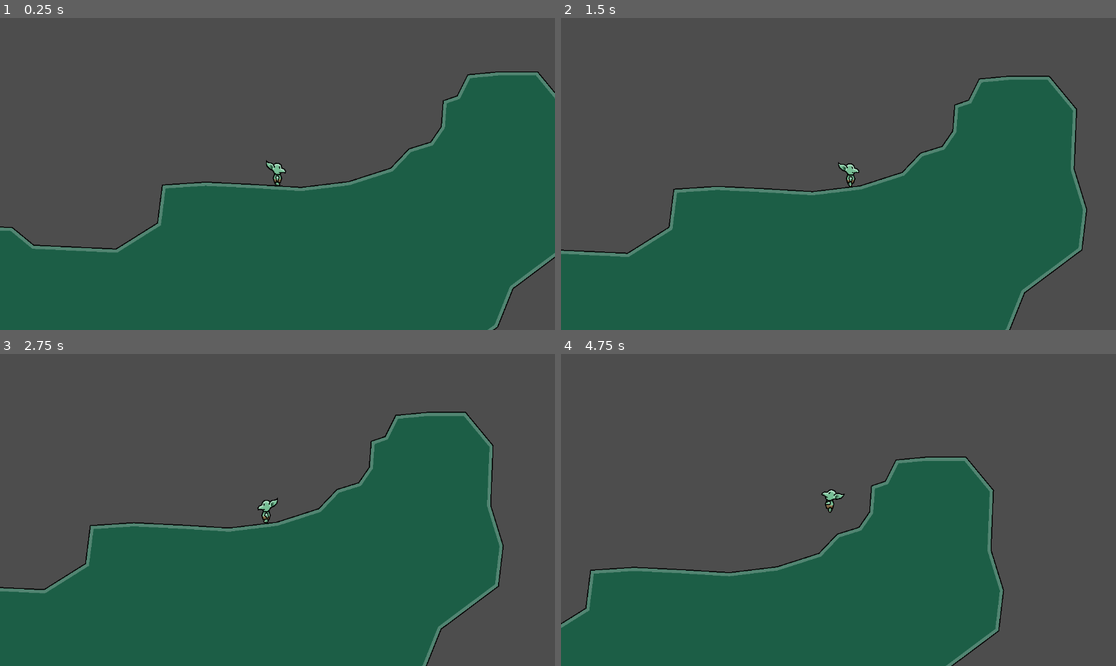
Above: before the commit, frames 1-4 (two rows, left to right).
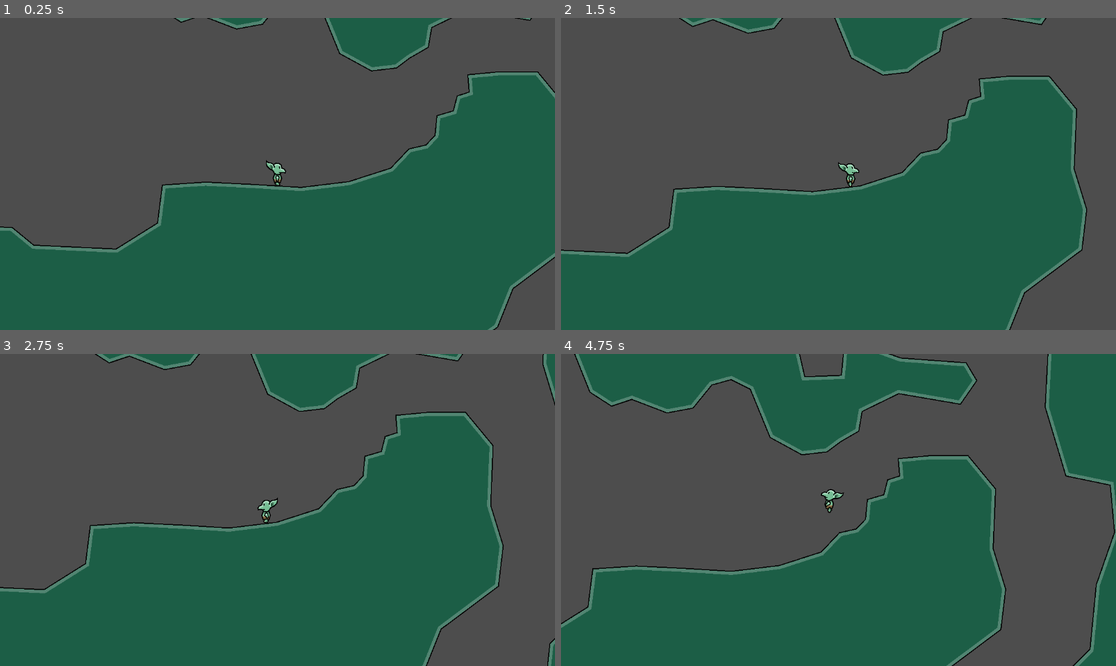
Above: after the commit, the same moments.

Repository: Surreily/goblin-game
Game: Godot game, scene res://scenes/world.tscn
Same seed, same stepped clock (60 frames per second), same inputs: the game is played once before the commit and once after it.
Inputs:
- Up to frame 1 (0.25 s): no input
- Up to frame 2 (1.5 s): hold Right (right) from 0.53 s (still down); tap Space (jump) at 0.77 s
- Up to frame 3 (2.75 s): tap Space (jump) at 1.52 s; release Right (right) at 2.03 s; hold Left (left) from 2.03 s (still down)
- Up to frame 4 (4.75 s): release Left (left) at 2.78 s; hold Right (right) 2.78-4.28 s; tap Space (jump) at 3.02, 3.77, 4.52 s; hold Left (left) from 4.28 s (still down)

The runs differ from the first frame. In frame 1, 3.3% of the frame differs, in the area x 31-96%, y 0-43%; in frame 2, 3.9%; in frame 3, 4.3%; in frame 4, 20%, in the area x 0-100%, y 0-100%.

Commit message:
Automatically fix counterclockwise polygons.

Diff:
--- a/scenes/world.tscn
+++ b/scenes/world.tscn
@@ -18,4 +18,10 @@
 edge_texture = ExtResource("4_qfnet")
 
 [node name="Island 1" type="Polygon2D" parent="Terrain"]
-polygon = PackedVector2Array(302, 395, 392, 389, 493, 394, 590, 400, 689, 388, 776, 360, 814, 320, 859, 306, 881, 274, 885, 220, 914, 210, 936, 166, 1000, 160, 1081, 160, 1138,  …(408 unchanged characters)…
+polygon = PackedVector2Array(302, 395, 392, 389, 493, 394, 590, 400, 689, 388, 776, 360, 814, 320, 849, 312, 868, 292, 872, 251, 906, 241, 914, 210, 939, 202, 936, 166, 1000, 160, 1081, 160, 1138,  …(408 unchanged characters)…
+
+[node name="Island 2" type="Polygon2D" parent="Terrain"]
+polygon = PackedVector2Array(816, 131, 788, 152, 736, 158, 670, 122, 629, 22, 589, 2, 549, 13, 510, 61, 456, 71, 383, 43, 341, 57, 296, 28, 252, -82, 201, -125, 47, -150, 73, -302, 279, -253, 324, -218, 333, -179, 373, -180, 383, -135, 424, -134, 445, -98, 491, -92, 560, -67, 638, -72, 697, -131, 753, -136, 768, -105, 726, -73, 742, -4, 818, -7, 823, -61, 883, -64, 941, -43, 1077, -33, 1099, 4, 1065, 53, 937, 31, 861, 68, 854, 109)
+
+[node name="Island 3" type="Polygon2D" parent="Terrain"]
+polygon = PackedVector2Array(1274, -148, 1247, -57, 1241, 59, 1284, 202, 1376, 221, 1385, 319, 1347, 428, 1334, 562, 1256, 640, 1234, 842, 1259, 946, 1421, 1066, 1474, 1199, 1464, 1335, 1524, 1412, 1558, 1660, 1528, 1779, 1446, 1890, 1430, 2010, 1350, 2203, 1355, 2455, 1269, 2622, 2351, 2622, 2250, -294)
--- a/scripts/island-generator.gd
+++ b/scripts/island-generator.gd
@@ -23,6 +23,12 @@
 	collision_polygon_node.polygon = polygon_node.polygon
 	static_body_node.add_child(collision_polygon_node)
 
+	# If this is a counterclockwise polygon, reverse its points.
+	if Geometry2D.is_polygon_clockwise(polygon_node.polygon):
+		var new_polygon: PackedVector2Array = polygon_node.polygon
+		new_polygon.reverse()
+		polygon_node.polygon = new_polygon
+
 	# Create Line2D node.
 	var line_node = Line2D.new()
 	line_node.texture = edge_texture
